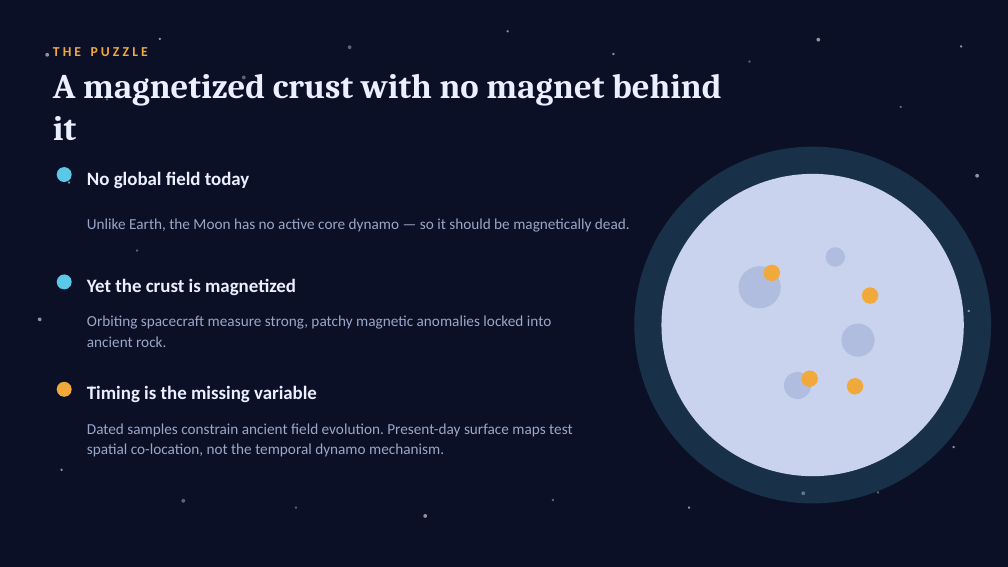
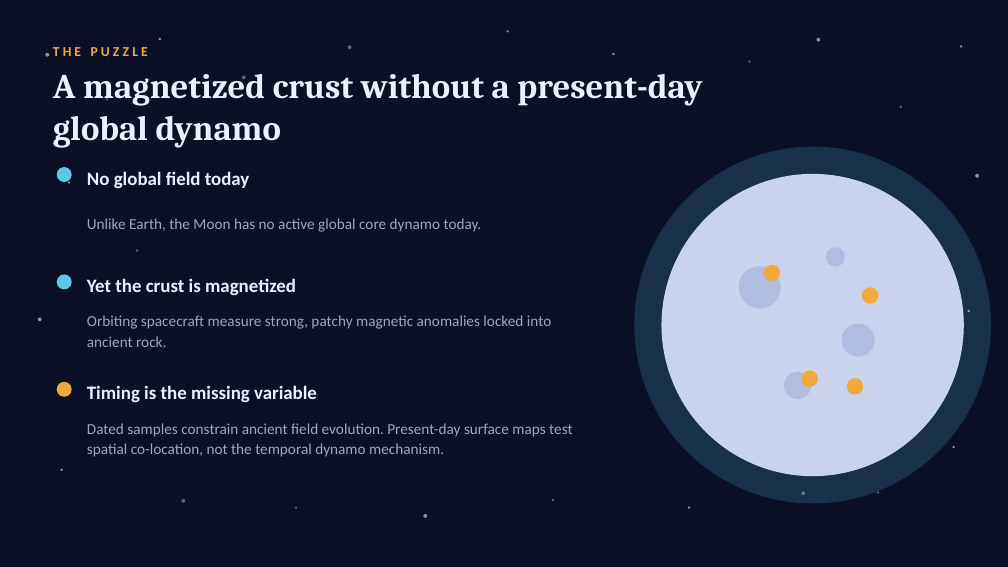
Before and after one commit to lemoon01110/Lunar-Titanium-Magnetism, a slide deck: slide 3 of Paper-and-Pitch/Pitch.pptx. Drawn at 1008x567 pixels with LibreOffice and Linux fonts; fonts in the diff are those of the drawing. Boxes give left, top, right and bottom in pixels: in the first picture for what was removed or moved away, otherwise in the second. Text is boxed around its words. In the diff, an @@ line names an element or a change of style, - is before the commit and + after.

```diff
--- a/Paper-and-Pitch/Pitch.pptx
+++ b/Paper-and-Pitch/Pitch.pptx
@@ text at box(53, 74, 702, 148): text changed @@
-A magnetized crust with no magnet behind it
+A magnetized crust without a present-day global dynamo
@@ text at box(87, 218, 482, 232): text changed @@
-Unlike Earth, the Moon has no active core dynamo — so it should be magnetically dead.
+Unlike Earth, the Moon has no active global core dynamo today.
```
Also in this commit, not shown: 10 other slides changed, 34 other files.
